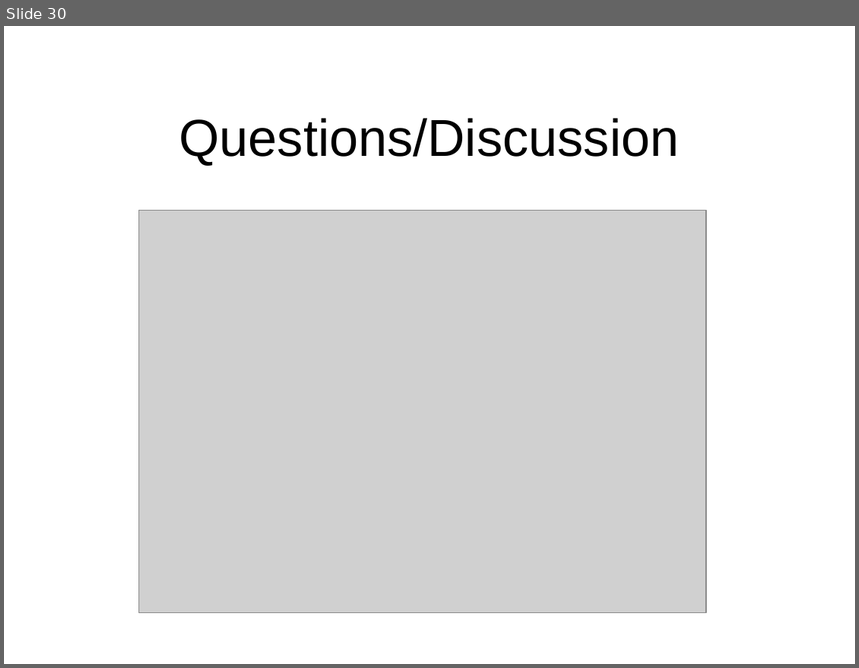
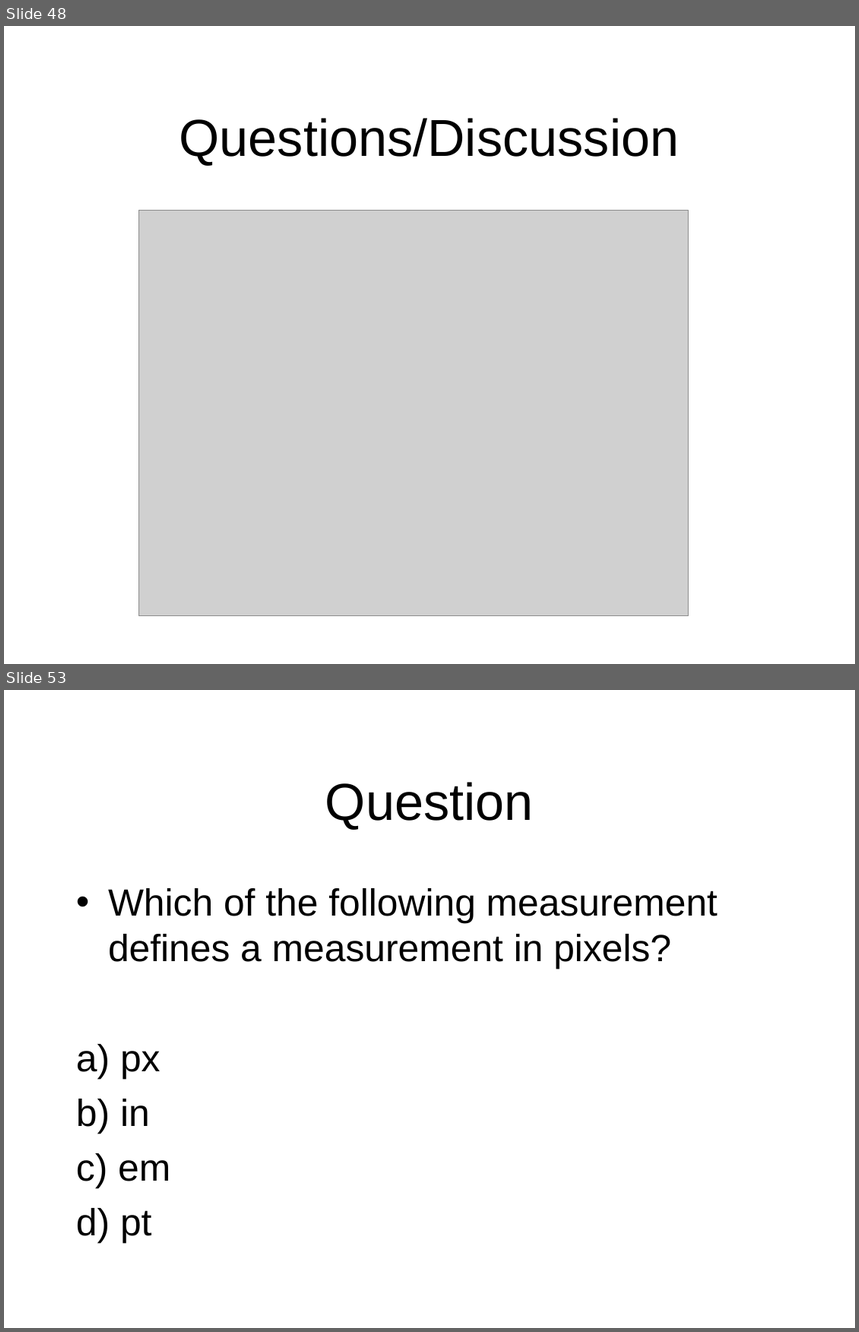
Before and after one commit to octaviordz/zjnu2017.github.io, a slide deck: WAD/lectures/050--CSS.ppt. Shown one above the other, each under a label of ours: slide 30 before the commit, slides 48 and 53 after it; the slides between them are not shown. The pictures are 859x668 and 859x1332 pixels, drawn with LibreOffice and Linux fonts; fonts in the diff are those of the drawing; grey boxes stand for pictures. Boxes give left, top, right and bottom in pixels: in the first picture for what was removed or moved away, otherwise in the second. Text is boxed around its words. In the diff, an @@ line names an element or a change of style, - is before the commit and + after.

```diff
--- a/WAD/lectures/050--CSS.ppt
+++ b/WAD/lectures/050--CSS.ppt
@@ slide 53 added at <box>4,690,855,1328</box>, background #FFFFFF @@
@@ title added at <box>325,782,534,830</box>, 44 pt, text #000000 @@
+Question
@@ text added at <box>76,888,718,1244</box>, 32 pt, text #000000 @@
+• Which of the following measurement defines a measurement in pixels?
+a) px
+b) in
+c) em
+d) pt
@@ what was slide 30 is now slide 48 @@
@@ slide 48 changed as well @@
@@ picture: place and size @@
-picture at <box>139,211,706,613</box>
+picture at <box>139,211,688,617</box>
```
Also in this commit, not shown: 6 other slides changed, 25 other slides added, 1 slide removed, 2 other files.
